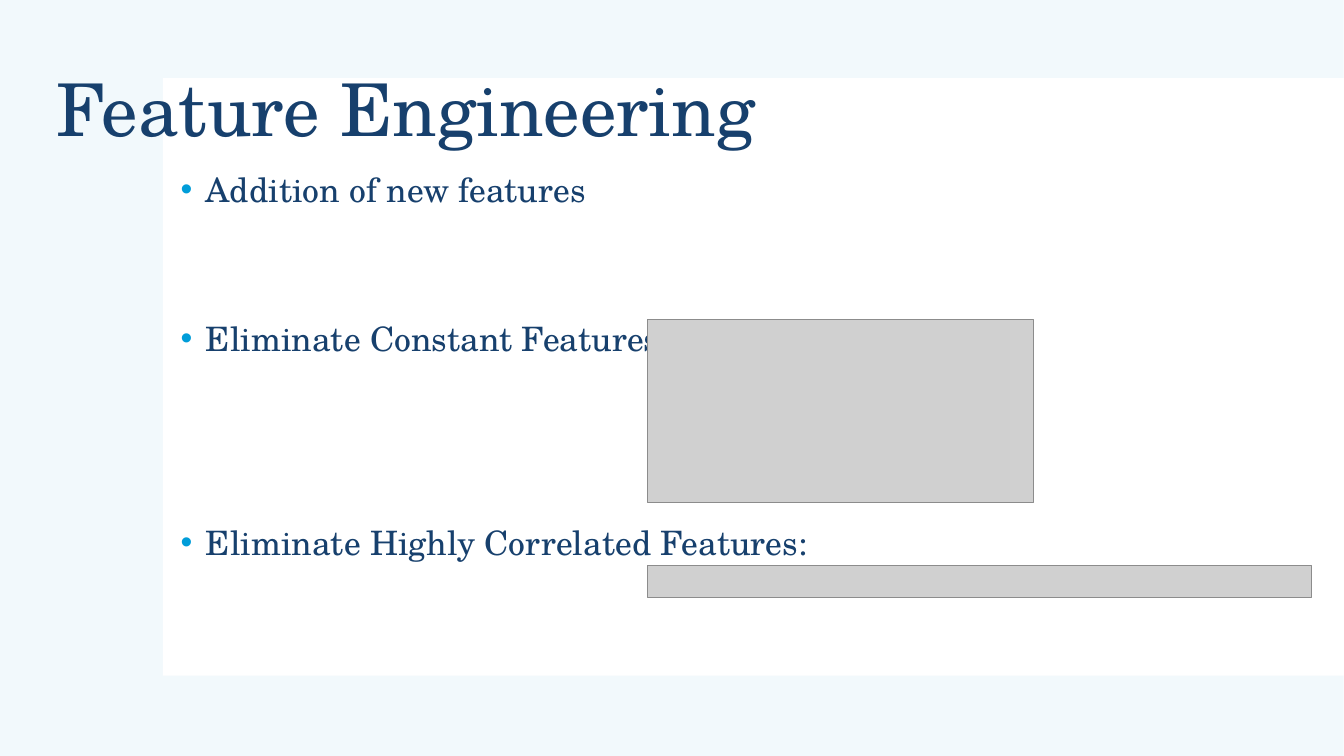
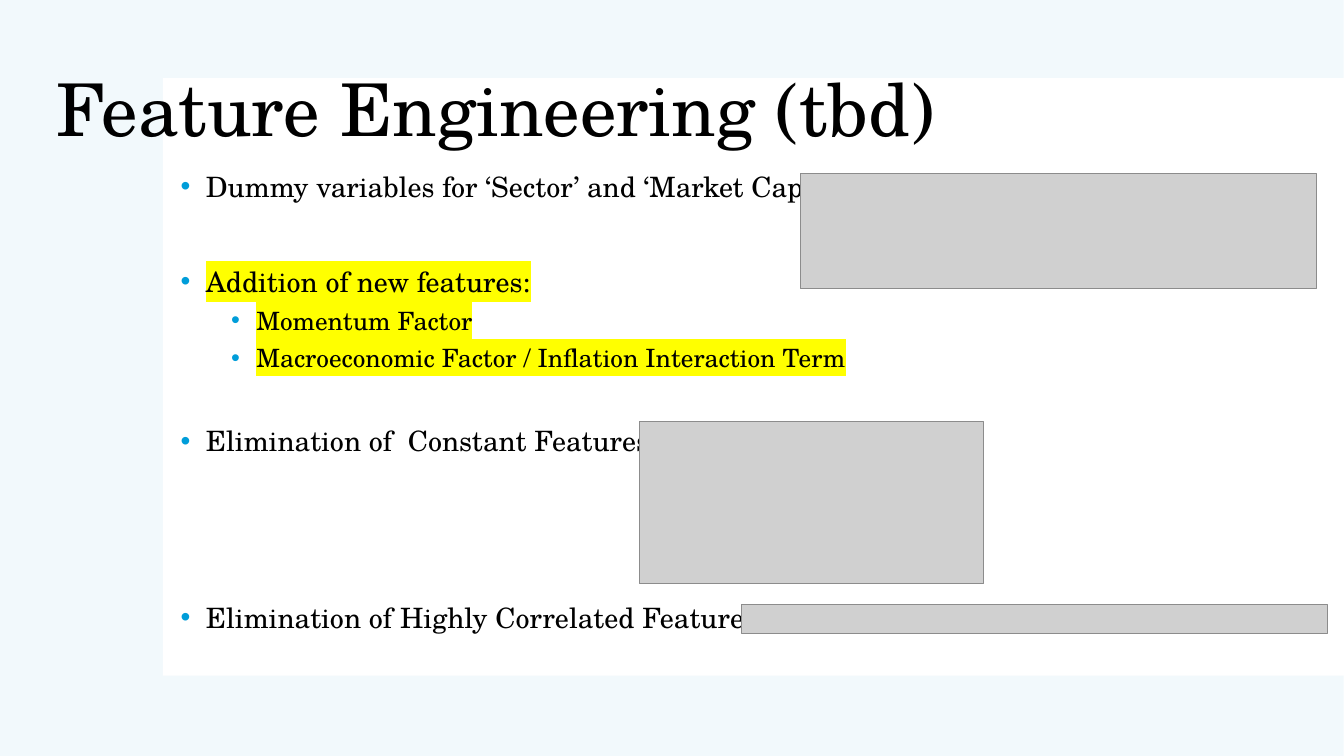
Before and after one commit to AtK42/ML_stonks_2021, a slide deck: slide 3 of Group2_ML_Project_Presentation.pptx. Drawn at 1344x756 pixels with LibreOffice and Linux fonts; fonts in the diff are those of the drawing; grey boxes stand for pictures. Boxes give left, top, right and bottom in pixels: in the first picture for what was removed or moved away, otherwise in the second. Text is boxed around its words. In the diff, an @@ line names an element or a change of style, - is before the commit and + after.

```diff
--- a/Group2_ML_Project_Presentation.pptx
+++ b/Group2_ML_Project_Presentation.pptx
@@ title at <box>56,82,934,151</box>: text changed; text colour #17406D to #000000 @@
-Feature Engineering
+Feature Engineering (tbd)
@@ text at <box>206,173,846,634</box>: text changed; size 24 to 20 pt; text colour #17406D to #000000 @@
-• Addition of new features
-• Eliminate Constant Features:
-• Eliminate Highly Correlated Features:
+• Dummy variables for ‘Sector’ and ‘Market Cap’:
+• Addition of new features:
+  • Momentum Factor
+  • Macroeconomic Factor / Inflation Interaction Term
+• Elimination of Constant Features:
+• Elimination of Highly Correlated Features:
@@ picture added at <box>801,173,1317,289</box> @@
@@ picture: place and size @@
-picture at <box>647,320,1034,502</box>
+picture at <box>639,421,984,584</box>
@@ picture: place and size @@
-picture at <box>647,566,1312,598</box>
+picture at <box>742,605,1328,633</box>
```
Also in this commit, not shown: 9 other slides changed, 1 slide removed.
